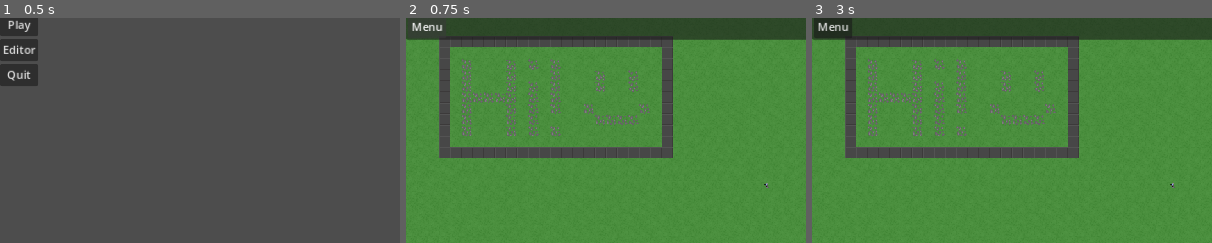
Above: before the commit, frames 1-3 (left to right).
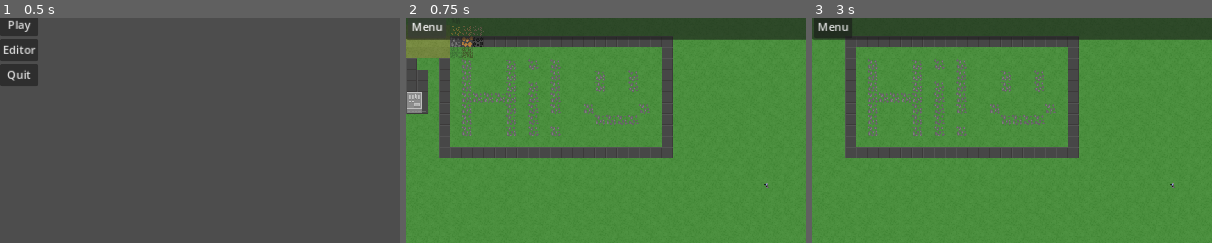
Above: after the commit, the same moments.

Repository: wssuomi/pirate-jam-14
Game: Godot game, scene res://scenes/main_menu.tscn
Two runs of this game, one before a commit and one after it. Both use one fixed random seed, a clock stepped at 60 frames per second and the inputs below.
Inputs:
- Up to frame 1 (0.5 s): no input
- Up to frame 2 (0.75 s): click "Play" at 0.5 s
- Up to frame 3 (3 s): click "Build Slab" at 1.25 s; click "Build Large Slab" at 2 s; click "Place" at 2.75 s
The pictures show only the part of the screen within x 0-50%, y 1-51%; the shares and areas given below are measured in that part.

Frame 1 is identical in both runs. In frame 2, 2.4% of the frame differs, in the area x 0-20%, y 3-43%; in frame 3, nothing differs.

Commit message:
fixed preview tile image and wrong cost for large slab

Diff:
--- a/scenes/game.tscn
+++ b/scenes/game.tscn
@@ -456,13 +456,12 @@
 layer_3/tile_data = PackedInt32Array()
 
 [node name="PreviewTile" type="TextureRect" parent="."]
-visible = false
 texture_filter = 1
-offset_left = -39.0
-offset_top = 6.0
-offset_right = -23.0
-offset_bottom = 22.0
-stretch_mode = 3
+offset_right = 16.0
+offset_bottom = 16.0
+size_flags_horizontal = 2
+size_flags_vertical = 2
+stretch_mode = 2
 
 [node name="Border" type="Panel" parent="PreviewTile"]
 show_behind_parent = true
--- a/scripts/Game.gd
+++ b/scripts/Game.gd
@@ -337,7 +337,7 @@
 func _on_large_slab_button_pressed():
 	match large_slab_state:
 		BuildingStates.None:
-			if check_resources(slab_cost):
+			if check_resources(large_slab_cost):
 				large_slab_state = change_state_to(BuildingStates.Building, large_slab)
 				copper -= large_slab_cost[0]
 				iron -= large_slab_cost[1]
@@ -370,19 +370,23 @@
 func update_preview_tile():
 	match building:
 		Buildings.Slab:
-			#preview_atlas.region = Rect2(
-				#building_tiles["slab"].x * 16,
-				#building_tiles["slab"].y * 16,
-				#16,16)
-			preview_tile.get_child(0).custom_minimum_size = Vector2i(0,0)
+			preview_atlas.region = Rect2(
+				building_tiles["slab"].x * 16,
+				building_tiles["slab"].y * 16,
+				16,16)
+			preview_tile.get_child(0).size = Vector2i(18,18)
 		Buildings.LargeSlab:
-			#preview_atlas.region = Rect2(
-				#building_tiles["large_slab"][0].x * 16,
-				#building_tiles["large_slab"][0].y * 16,
-				#32,32)
-			preview_tile.get_child(0).custom_minimum_size = Vector2i(34,34)
+			preview_atlas.region = Rect2(
+				building_tiles["large_slab"][0].x * 16,
+				building_tiles["large_slab"][0].y * 16,
+				32,32)
+			preview_tile.get_child(0).size = Vector2i(34,34)
 		Buildings.Factory:
-			preview_tile.get_child(0).custom_minimum_size = Vector2i(34,34)
+			preview_atlas.region = Rect2(
+				building_tiles["factory"][0].x * 16,
+				building_tiles["factory"][0].y * 16,
+				32,32)
+			preview_tile.get_child(0).size = Vector2i(34,34)
 
 func _on_factory_button_pressed():
 	match factory_state:
